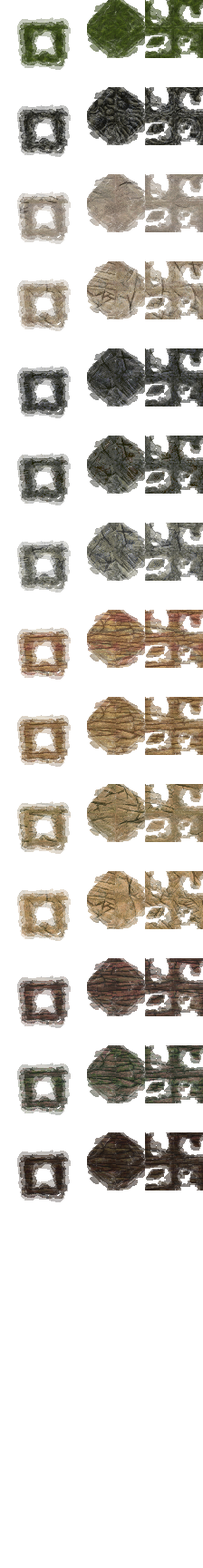
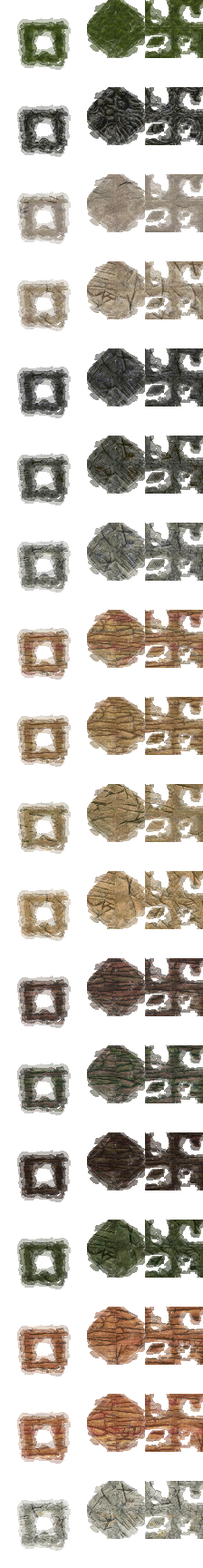
Comparing the layer stacks of the two w=203, h=1568 images. Changes:
added layer "13" (5th of 18) above "12" over box(145, 1509, 175, 1539)
added layer "12" (5th of 18) above "11" over box(116, 1509, 146, 1539)
added layer "11" (5th of 18) above "10" over box(87, 1509, 117, 1539)
added layer "9" (5th of 18) above "8" over box(29, 1509, 59, 1539)
added layer "6" (5th of 18) above "5" over box(145, 1480, 175, 1510)
added layer "5" (5th of 18) above "4" over box(116, 1480, 146, 1510)
added layer "4" (5th of 18) above "3" over box(87, 1480, 117, 1510)
added layer "13" (6th of 18) above "12" over box(145, 1422, 175, 1452)
added layer "12" (6th of 18) above "11" over box(116, 1422, 146, 1452)
added layer "11" (6th of 18) above "10" over box(87, 1422, 117, 1452)
added layer "9" (6th of 18) above "8" over box(29, 1422, 59, 1452)
added layer "6" (6th of 18) above "5" over box(145, 1393, 175, 1423)
added layer "5" (6th of 18) above "4" over box(116, 1393, 146, 1423)
added layer "4" (6th of 18) above "3" over box(87, 1393, 117, 1423)
added layer "13" (7th of 18) above "12" over box(145, 1335, 175, 1365)
added layer "12" (7th of 18) above "11" over box(116, 1335, 146, 1365)
added layer "11" (7th of 18) above "10" over box(87, 1335, 117, 1365)
added layer "9" (7th of 18) above "8" over box(29, 1335, 59, 1365)
added layer "6" (7th of 18) above "5" over box(145, 1306, 175, 1336)
added layer "5" (7th of 18) above "4" over box(116, 1306, 146, 1336)
added layer "4" (7th of 18) above "3" over box(87, 1306, 117, 1336)
added layer "13" (8th of 18) above "12" over box(145, 1248, 175, 1278)
added layer "12" (8th of 18) above "11" over box(116, 1248, 146, 1278)
added layer "11" (8th of 18) above "10" over box(87, 1248, 117, 1278)
…and 44 more changes (44 added)
